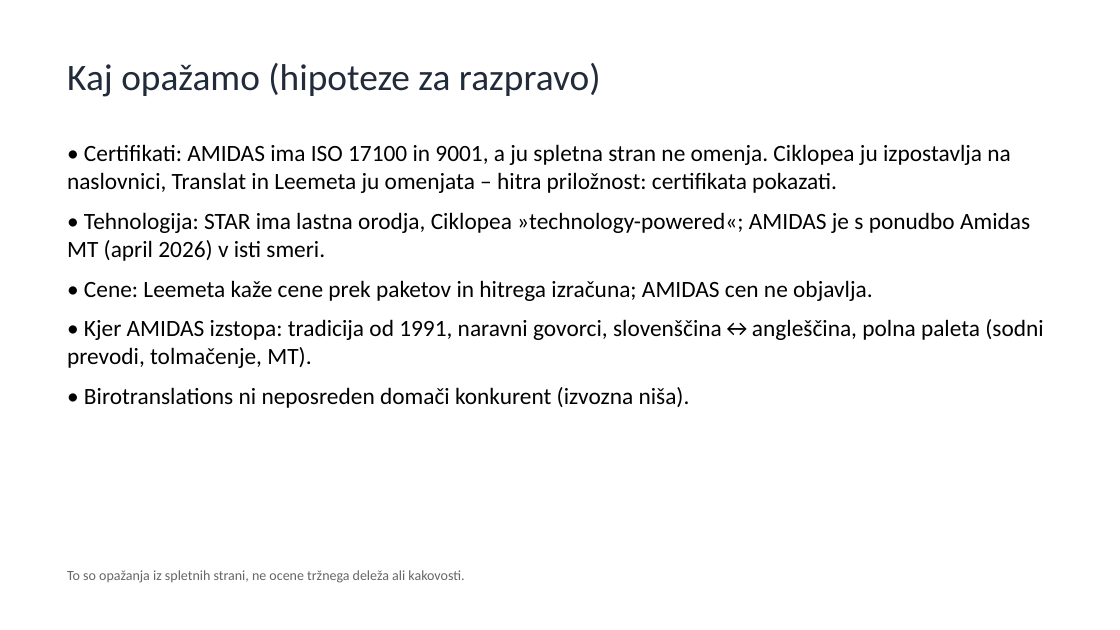
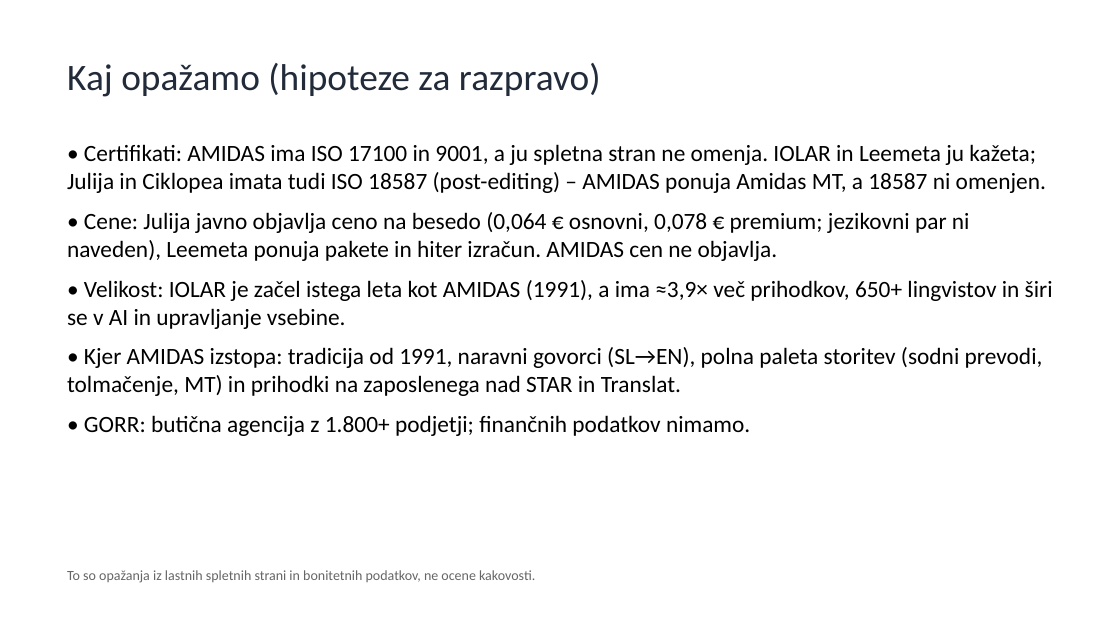
Before and after one commit to matjazambroz/github, a slide deck: slide 10 of analiza/analiza_konkurence_SI.pptx (slide 9 before the commit). Drawn at 1120x630 pixels with LibreOffice and Linux fonts; fonts in the diff are those of the drawing. Boxes give left, top, right and bottom in pixels: in the first picture for what was removed or moved away, otherwise in the second. Text is boxed around its words. In the diff, an @@ line names an element or a change of style, - is before the commit and + after.

```diff
--- a/analiza/analiza_konkurence_SI.pptx
+++ b/analiza/analiza_konkurence_SI.pptx
@@ text at (x1=67, y1=144, x2=1053, y2=436): text changed @@
-• Certifikati: AMIDAS ima ISO 17100 in 9001, a ju spletna stran ne omenja. Ciklopea ju izpostavlja na naslovnici, Translat in Leemeta ju omenjata – hitra priložnost: certifikata pokazati.
-• Tehnologija: STAR ima lastna orodja, Ciklopea »technology-powered«; AMIDAS je s ponudbo Amidas MT (april 2026) v isti smeri.
-• Cene: Leemeta kaže cene prek paketov in hitrega izračuna; AMIDAS cen ne objavlja.
-• Kjer AMIDAS izstopa: tradicija od 1991, naravni govorci, slovenščina↔angleščina, polna paleta (sodni prevodi, tolmačenje, MT).
-• Birotranslations ni neposreden domači konkurent (izvozna niša).
+• Certifikati: AMIDAS ima ISO 17100 in 9001, a ju spletna stran ne omenja. IOLAR in Leemeta ju kažeta; Julija in Ciklopea imata tudi ISO 18587 (post-editing) – AMIDAS ponuja Amidas MT, a 18587 ni omenjen.
+• Cene: Julija javno objavlja ceno na besedo (0,064 € osnovni, 0,078 € premium; jezikovni par ni naveden), Leemeta ponuja pakete in hiter izračun. AMIDAS cen ne objavlja.
+• Velikost: IOLAR je začel istega leta kot AMIDAS (1991), a ima ≈3,9× več prihodkov, 650+ lingvistov in širi se v AI in upravljanje vsebine.
+• Kjer AMIDAS izstopa: tradicija od 1991, naravni govorci (SL→EN), polna paleta storitev (sodni prevodi, tolmačenje, MT) in prihodki na zaposlenega nad STAR in Translat.
+• GORR: butična agencija z 1.800+ podjetji; finančnih podatkov nimamo.
@@ text at (x1=67, y1=570, x2=535, y2=583): text changed @@
-To so opažanja iz spletnih strani, ne ocene tržnega deleža ali kakovosti.
+To so opažanja iz lastnih spletnih strani in bonitetnih podatkov, ne ocene kakovosti.
```
Also in this commit, not shown: 4 other slides changed, 1 slide added, 1 other file.
